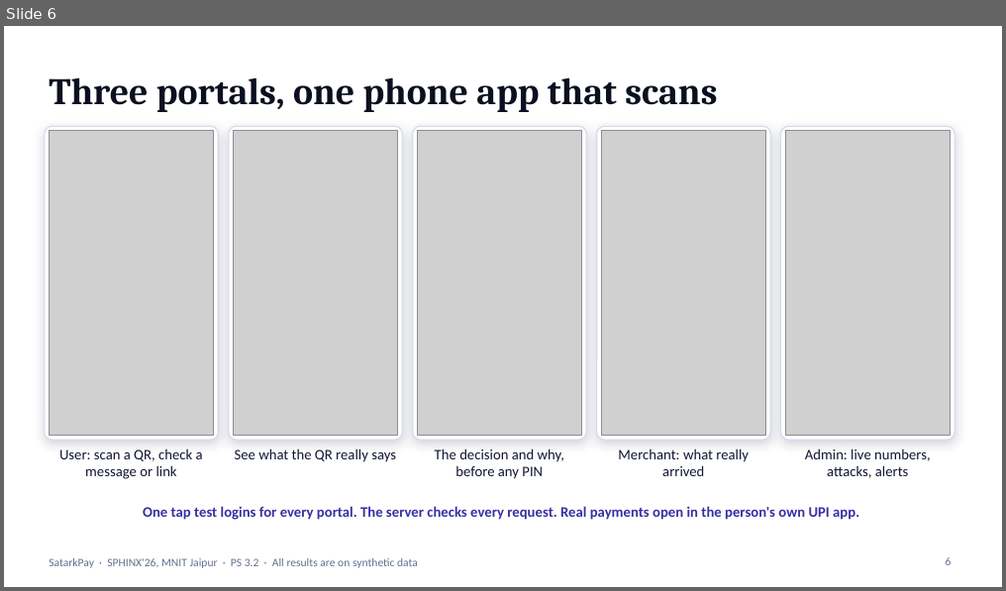
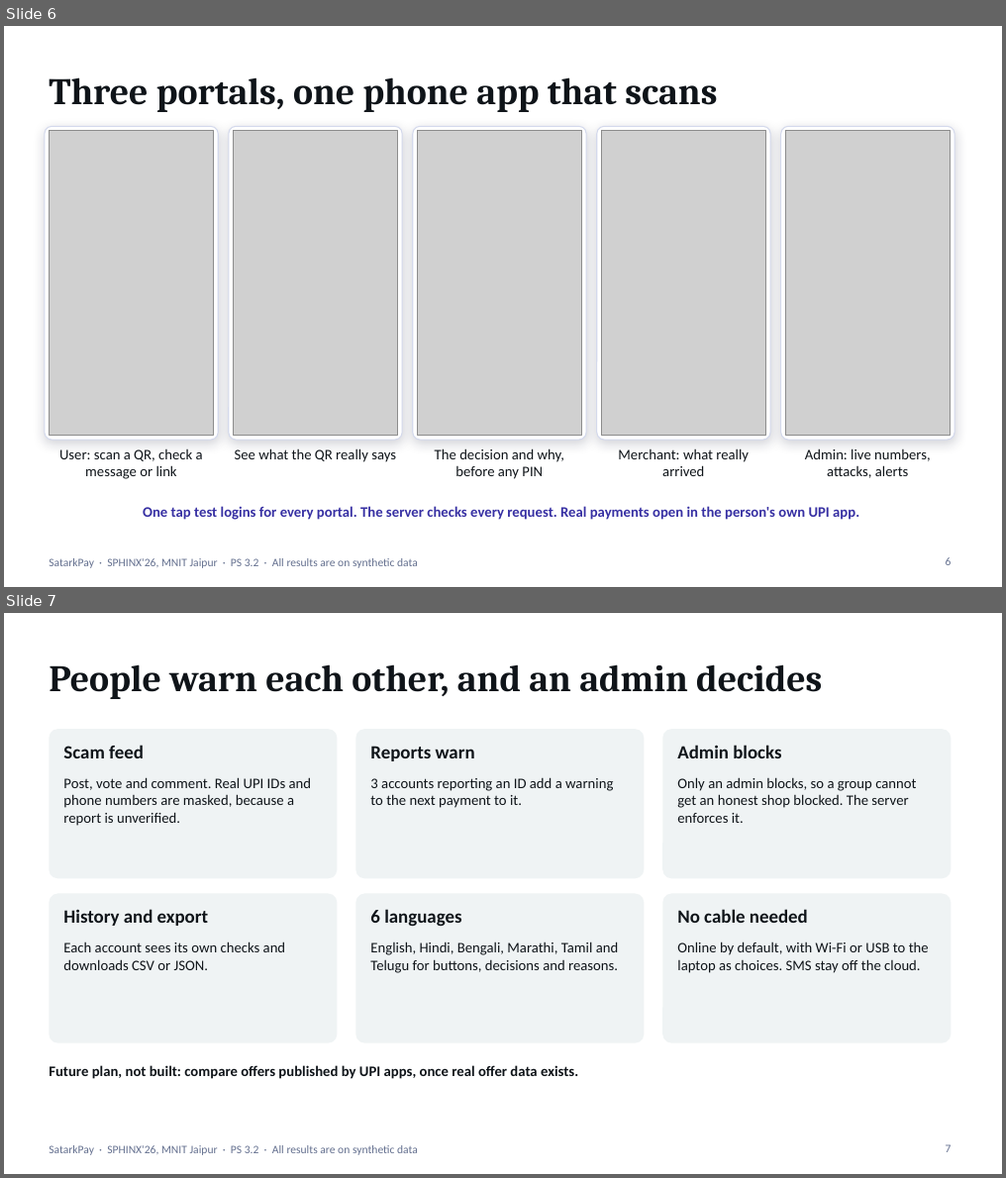
Before and after one commit to ajayyadav432/SatarkPay, a slide deck: docs/SatarkPay_Pitch.pptx. Shown one above the other, each under a label of ours: slide 6 before the commit, slides 6 and 7 after it. The pictures are 1006x591 and 1006x1178 pixels, drawn with LibreOffice and Linux fonts; fonts in the diff are those of the drawing; grey boxes stand for pictures. Boxes give left, top, right and bottom in pixels: in the first picture for what was removed or moved away, otherwise in the second. Text is boxed around its words. In the diff, an @@ line names an element or a change of style, - is before the commit and + after.

Commit message:
Update pitch deck and guides for the community features and new theme

```diff
--- a/docs/SatarkPay_Pitch.pptx
+++ b/docs/SatarkPay_Pitch.pptx
@@ slide 7 added at [4,613,1002,1174], background #FFFFFF; not listed: 1 template element that a slide beside it also shows @@
@@ title added at [49,664,822,699], 36 pt, text #0F1419, bold @@
+People warn each other, and an admin decides
@@ rounded rectangle added at [49,729,338,878], fill #EFF3F4 @@
@@ rounded rectangle added at [355,729,645,878], fill #EFF3F4 @@
@@ rounded rectangle added at [662,729,951,878], fill #EFF3F4 @@
@@ text added at [63,745,144,759], 18 pt, text #0F1419, bold @@
+Scam feed
@@ text added at [370,746,475,761], 18 pt, text #0F1419, bold @@
+Reports warn
@@ text added at [677,745,781,759], 18 pt, text #0F1419, bold @@
+Admin blocks
@@ text added at [63,777,312,826], 14 pt, text #0F1419 @@
+Post, vote and comment. Real UPI IDs and phone numbers are masked, because a report is unverified.
@@ text added at [370,777,613,808], 14 pt, text #0F1419 @@
+3 accounts reporting an ID add a warning to the next payment to it.
@@ text added at [677,777,916,823], 14 pt, text #0F1419 @@
+Only an admin blocks, so a group cannot get an honest shop blocked. The server enforces it.
@@ rounded rectangle added at [49,894,338,1044], fill #EFF3F4 @@
@@ text added at [63,909,208,926], 18 pt, text #0F1419, bold @@
+History and export
@@ rounded rectangle added at [355,894,645,1044], fill #EFF3F4 @@
@@ text added at [370,909,461,926], 18 pt, text #0F1419, bold @@
+6 languages
@@ rounded rectangle added at [662,894,951,1044], fill #EFF3F4 @@
@@ text added at [677,909,808,923], 18 pt, text #0F1419, bold @@
+No cable needed
@@ text added at [63,942,285,970], 14 pt, text #0F1419 @@
+Each account sees its own checks and downloads CSV or JSON.
@@ text added at [370,942,618,973], 14 pt, text #0F1419 @@
+English, Hindi, Bengali, Marathi, Tamil and Telugu for buttons, decisions and reasons.
@@ text added at [677,942,929,973], 14 pt, text #0F1419 @@
+Online by default, with Wi-Fi or USB to the laptop as choices. SMS stay off the cloud.
@@ text added at [49,1065,578,1079], 14 pt, text #0F1419, bold @@
+Future plan, not built: compare offers published by UPI apps, once real offer data exists.
@@ page number added at [945,1145,951,1153], 11 pt, text #64708F @@
+7
@@ slide 6 changed as well @@
@@ text colour #111733 to #0F1419 in 5 elements at [59,450,203,479], [235,449,396,463], [435,449,564,479], [618,449,748,476], [805,449,931,478] @@
```
Also in this commit, not shown: 11 other slides changed, 2 other files.
